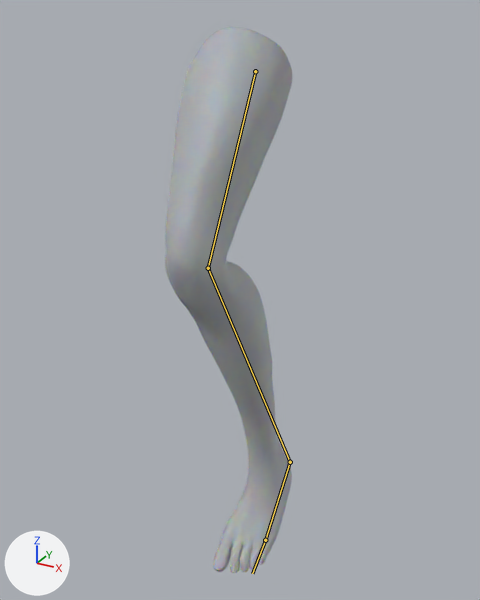
The Blender file Unity/PhantomLimb-RA/Assets/Models/Leg/MF_Pierna3D_rigged.blend as it was, and as the next commit left it.
Rendered twice from a 50 mm lens placed at (0.436, -0.642, 0.645), pointed at (0.091, -0.015, 0.332). Arrows for +X, +Y and +Z are at lower left; the lights stay in place. Both versions are drawn at the pose saved in each file; the numbers are the values there. The bones that bend it are drawn over the model as lines.

In view in the first picture: 'human_female_base01.002'.
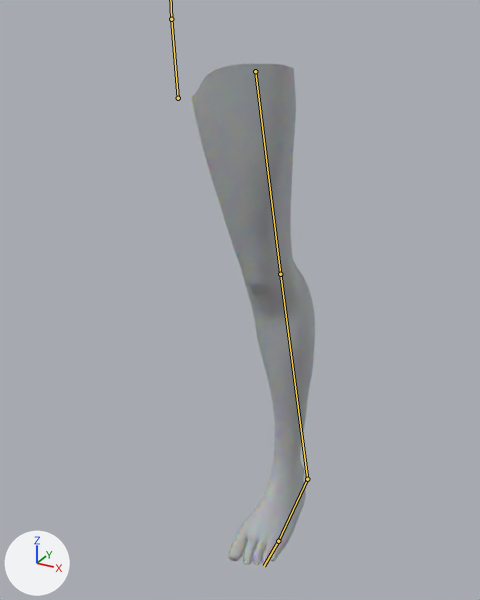
Changed parts and their boxes (x1, y1, x2, y2) in the pictures (480 x 600 px):
'human_female_base01.002', posed (8% shorter)
    before: (165, 27, 292, 573)
    after: (191, 64, 315, 565)

The edits, one by one:
Bone 'ControlDeTobillo.L' (bone_controldetobillo_l) moves from (-0.001, -0.065, -0.072) to (0.0, 0.0, 0.0).
